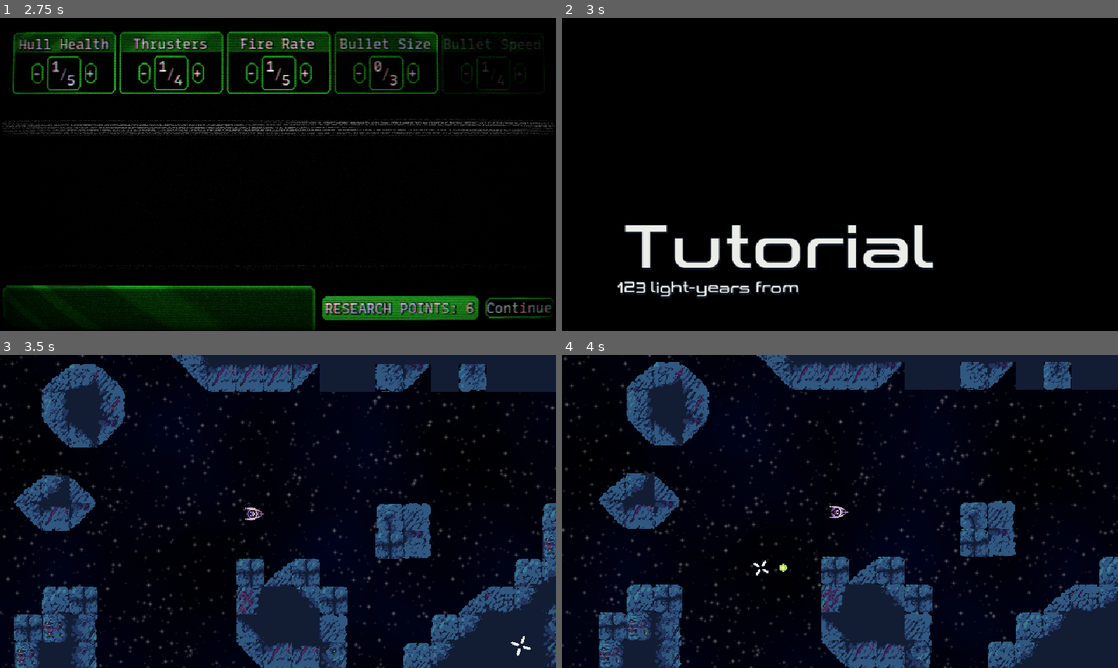
Above: before the commit, frames 1-4 (two rows, left to right).
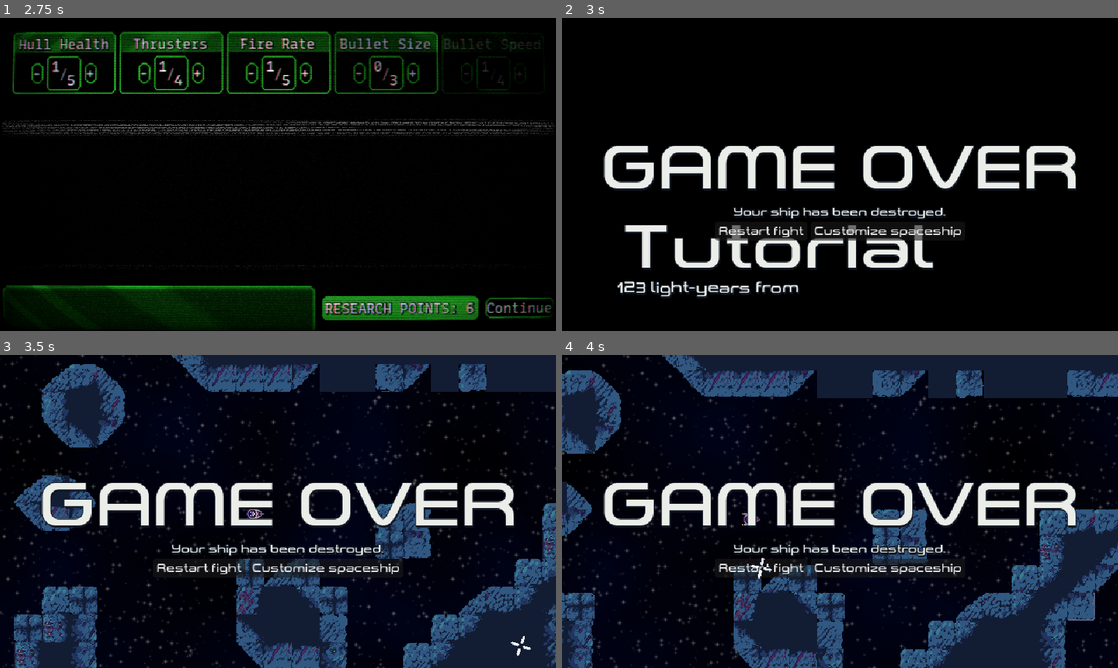
Above: after the commit, the same moments.

Repository: Yoshiip/boss-rush-jam-2024
Game: Godot game, scene res://levels/menu/menu.tscn
Two runs of this game, one before a commit and one after it. Both use one fixed random seed, a clock stepped at 60 frames per second and the inputs below.
Inputs (mouse positions are in pixels of both pictures, inside the frame that each line leads up to):
- Up to frame 1 (2.75 s): tap Enter at 0.5 s; move the mouse to (400, 158) at 0.52 s; press the mouse at (400, 158) at 0.53 s; hold D (move_right) 0.53-1.25 s; release the mouse at (400, 158) at 1.25 s; click "Play" at 1.25 s; click "Skip" at 2 s
- Up to frame 2 (3 s): click "Continue" at 2.75 s
- Up to frame 3 (3.5 s): no input
- Up to frame 4 (4 s): click (762, 567) at 3.5 s, where only the run after the commit has a clickable "Restart fight"

Frame 1 is identical in both runs. In frame 2, 7.7% of the frame differs, in the area x 7-93%, y 40-72%; in frame 3, 7.3%; in frame 4, 50%, in the area x 0-100%, y 0-100%.

Commit message:
update game over screen

Diff:
--- a/entities/eyes/default/default_eye.gd
+++ b/entities/eyes/default/default_eye.gd
@@ -16,6 +16,10 @@
 
 func _process(delta: float) -> void:
 	shoot_timer -= delta
+	if is_instance_valid(player):
+		var diff := player.global_position - global_position
+		global_rotation = lerp_angle(global_rotation, atan2(diff.y, diff.x), 2.0 * delta)
+
 	if shoot_timer <= 0.0:
 		shoot_timer = max_shoot_timer
 		if randf() < special_chance:
--- a/entities/eyes/laser_eye/laser_eye.gd
+++ b/entities/eyes/laser_eye/laser_eye.gd
@@ -2,7 +2,7 @@
 extends AreaEnemy
 
 func _process(delta: float) -> void:
-	if $Laser.laser_time < 0.0:
+	if $Laser.laser_time < 0.0 && is_instance_valid(player):
 		var diff := player.global_position - global_position
 		global_rotation = lerp_angle(global_rotation, atan2(diff.y, diff.x), 2.0 * delta)
 
--- a/levels/fights/fight_transition.gd
+++ b/levels/fights/fight_transition.gd
@@ -13,3 +13,7 @@
 func _on_animation_player_animation_finished(anim_name: StringName) -> void:
 	root.transition_ended()
 	queue_free()
+
+
+func _on_upgrades_pressed() -> void:
+	pass # Replace with function body.
--- a/levels/fights/terrain intro/terrain_intro.tscn
+++ b/levels/fights/terrain intro/terrain_intro.tscn
@@ -10,6 +10,7 @@
 
 [node name="TerrainIntro" type="Node2D"]
 script = ExtResource("1_gqsoa")
+planet_radius = 1500.0
 boss = ExtResource("2_afia8")
 
 [node name="Spaceship" parent="." instance=ExtResource("2_a1kvg")]
--- a/ui/game_canvas.tscn
+++ b/ui/game_canvas.tscn
@@ -386,7 +386,6 @@
 
 [node name="GameOver" type="VBoxContainer" parent="Container"]
 process_mode = 3
-visible = false
 layout_mode = 1
 anchors_preset = 8
 anchor_left = 0.5
@@ -426,10 +425,17 @@
 stream = ExtResource("6_xt5t1")
 bus = &"Music"
 
-[node name="Restart" type="Button" parent="Container/GameOver"]
-visible = false
+[node name="Buttons" type="HBoxContainer" parent="Container/GameOver"]
+layout_mode = 2
+alignment = 1
+
+[node name="Restart" type="Button" parent="Container/GameOver/Buttons"]
 layout_mode = 2
 text = "Restart fight"
+
+[node name="Upgrades" type="Button" parent="Container/GameOver/Buttons"]
+layout_mode = 2
+text = "Customize spaceship"
 
 [node name="Crosshair" type="TextureRect" parent="Container"]
 layout_mode = 0
@@ -446,4 +452,5 @@
 
 [connection signal="animation_finished" from="Container/Transition/AnimationPlayer" to="Container/Transition" method="_on_animation_player_animation_finished"]
 [connection signal="animation_finished" from="Container/GameOver/AnimationPlayer" to="Container/GameOver" method="_on_animation_player_animation_finished"]
-[connection signal="pressed" from="Container/GameOver/Restart" to="Container/GameOver" method="_on_restart_pressed"]
+[connection signal="pressed" from="Container/GameOver/Buttons/Restart" to="Container/GameOver" method="_on_restart_pressed"]
+[connection signal="pressed" from="Container/GameOver/Buttons/Upgrades" to="Container/GameOver" method="_on_upgrades_pressed"]
--- a/ui/game_over/game_over.gd
+++ b/ui/game_over/game_over.gd
@@ -11,3 +11,8 @@
 
 func _on_animation_player_animation_finished(anim_name: StringName) -> void:
 	$Restart.visible = true
+
+
+func _on_upgrades_pressed() -> void:
+	get_tree().paused = false
+	get_tree().change_scene_to_file("res://levels/upgrades/upgrades.tscn")
